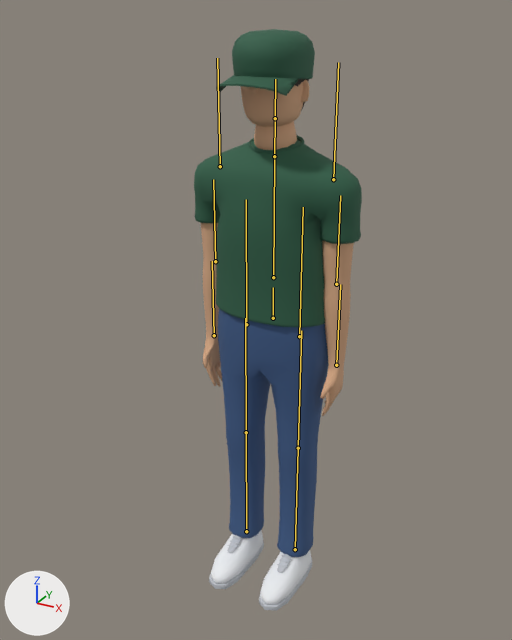
The glTF model public/assets/models/cafe-staff-lite.glb, before and after one commit.
The view is the same before and after, from a 50 mm lens placed at (0.895, -1.733, 1.769), pointed at (-0.005, -0.098, 0.951). The lights are fixed; the arrows at lower left show +X, +Y and +Z. The picture after the commit comes second. The bones that bend it are drawn over the model as lines.

In view in the first picture: 'MannequinBody', 'StaffCap'.
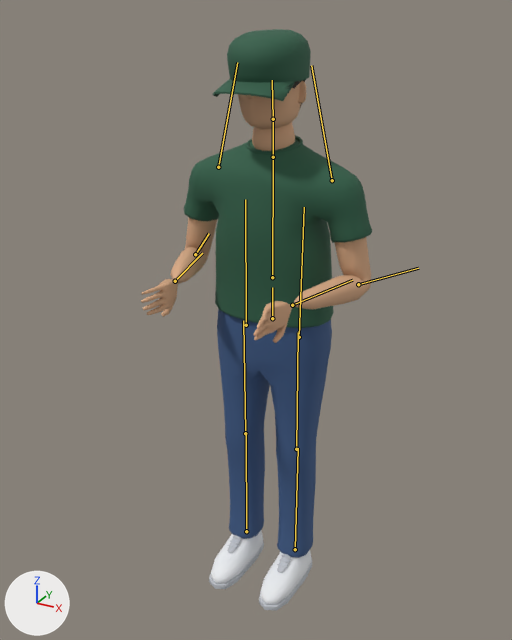
The newer file adds an action. The first version stands in its rest pose; the second is drawn at frame 20 of the action 'PickUp'.

Pixel boxes (x1, y1, x2, y2) of what changed, in the pictures (512 x 640 px):
'MannequinBody', posed (37% wider): before (194, 79, 362, 611); after (141, 80, 372, 611)
'StaffCap', posed (7% taller): before (216, 29, 315, 96); after (213, 29, 311, 101)
bone 'Spine', root to tip: before (273, 277) to (274, 156); after (272, 277) to (273, 157)
bone 'Head', root to tip: before (275, 118) to (275, 79); after (273, 119) to (272, 80)
bone 'LeftArm', root to tip: before (220, 166) to (217, 58); after (218, 167) to (237, 62)
bone 'LeftForeArm', root to tip: before (215, 261) to (213, 179); after (195, 254) to (209, 233)
bone 'LeftHand', root to tip: before (214, 335) to (212, 261); after (175, 281) to (202, 253)
bone 'RightArm', root to tip: before (333, 179) to (338, 62); after (332, 180) to (311, 65)
bone 'RightForeArm', root to tip: before (336, 284) to (340, 195); after (358, 284) to (418, 268)
bone 'RightHand', root to tip: before (336, 365) to (340, 284); after (292, 305) to (352, 280)
bone 'LeftLeg', root to tip: before (246, 324) to (246, 199); after (246, 325) to (245, 199)
bone 'LeftLowerLeg', root to tip: before (246, 432) to (245, 318); after (245, 433) to (243, 320)
bone 'RightLeg', root to tip: before (299, 336) to (303, 207); after (299, 337) to (304, 207)
bone 'RightLowerLeg', root to tip: before (298, 448) to (301, 330); after (296, 449) to (298, 332)

What changed in the scene script:
```text
Change bone_spine:
    where bone_spine = bpy.data.objects['CafeMannequin'].pose.bones['Spine']  # child of 'Hips'
    bone_spine.rotation_quaternion: (1.0, 0.0, 0.0, 0.0) -> (1.0, 0.008, 0.0, 0.0)  # degrees (0, 0, 0) -> degrees (1, 0, 0)
Change bone_head:
    where bone_head = bpy.data.objects['CafeMannequin'].pose.bones['Head']  # child of 'Neck'
    bone_head.rotation_quaternion: (1.0, 0.0, 0.0, 0.0) -> (0.999, 0.032, 0.0, 0.0)  # degrees (0, 0, 0) -> degrees (4, 0, 0)
Change bone_leftarm:
    where bone_leftarm = bpy.data.objects['CafeMannequin'].pose.bones['LeftArm']  # child of 'Spine'
    bone_leftarm.rotation_quaternion: (1.0, 0.0, 0.0, 0.0) -> (0.993, -0.002, 0.0, -0.118)  # degrees (0, 0, 0) -> degrees (0, 0, -14)
Change bone_leftforearm:
    where bone_leftforearm = bpy.data.objects['CafeMannequin'].pose.bones['LeftForeArm']  # child of 'LeftArm'
    bone_leftforearm.rotation_quaternion: (1.0, 0.0, 0.0, 0.0) -> (0.658, -0.711, 0.034, 0.244)  # degrees (0, 0, 0) -> degrees (-91, 23, 17)
Change bone_lefthand:
    where bone_lefthand = bpy.data.objects['CafeMannequin'].pose.bones['LeftHand']  # child of 'LeftForeArm'
    bone_lefthand.rotation_quaternion: (1.0, 0.0, 0.0, 0.0) -> (-0.033, 0.068, 0.997, 0.013)  # degrees (0, 0, 0) -> degrees (-1, -176, -8)
Change bone_rightarm:
    where bone_rightarm = bpy.data.objects['CafeMannequin'].pose.bones['RightArm']  # child of 'Spine'
    bone_rightarm.rotation_quaternion: (1.0, 0.0, 0.0, 0.0) -> (0.993, -0.002, 0.0, 0.118)  # degrees (0, 0, 0) -> degrees (0, 0, 14)
Change bone_rightforearm:
    where bone_rightforearm = bpy.data.objects['CafeMannequin'].pose.bones['RightForeArm']  # child of 'RightArm'
    bone_rightforearm.rotation_quaternion: (1.0, 0.0, 0.0, 0.0) -> (0.658, -0.711, -0.034, -0.244)  # degrees (0, 0, 0) -> degrees (-91, -23, -17)
Change bone_righthand:
    where bone_righthand = bpy.data.objects['CafeMannequin'].pose.bones['RightHand']  # child of 'RightForeArm'
    bone_righthand.rotation_quaternion: (1.0, 0.0, 0.0, 0.0) -> (0.033, -0.068, 0.997, 0.013)  # degrees (0, 0, 0) -> degrees (-1, 176, 8)
Change bone_leftleg:
    where bone_leftleg = bpy.data.objects['CafeMannequin'].pose.bones['LeftLeg']  # child of 'Hips'
    bone_leftleg.rotation_quaternion: (1.0, 0.0, 0.0, 0.0) -> (1.0, -0.006, 0.0, 0.002)  # degrees (0, 0, 0) -> degrees (-1, 0, 0)
Change bone_leftlowerleg:
    where bone_leftlowerleg = bpy.data.objects['CafeMannequin'].pose.bones['LeftLowerLeg']  # child of 'LeftLeg'
    bone_leftlowerleg.rotation_quaternion: (1.0, 0.0, 0.0, 0.0) -> (1.0, 0.016, 0.0, -0.005)  # degrees (0, 0, 0) -> degrees (2, 0, -1)
Change bone_rightleg:
    where bone_rightleg = bpy.data.objects['CafeMannequin'].pose.bones['RightLeg']  # child of 'Hips'
    bone_rightleg.rotation_quaternion: (1.0, 0.0, 0.0, 0.0) -> (1.0, -0.006, 0.0, -0.002)  # degrees (0, 0, 0) -> degrees (-1, 0, 0)
Change bone_rightlowerleg:
    where bone_rightlowerleg = bpy.data.objects['CafeMannequin'].pose.bones['RightLowerLeg']  # child of 'RightLeg'
    bone_rightlowerleg.rotation_quaternion: (1.0, 0.0, 0.0, 0.0) -> (1.0, 0.016, 0.0, 0.005)  # degrees (0, 0, 0) -> degrees (2, 0, 1)
```
